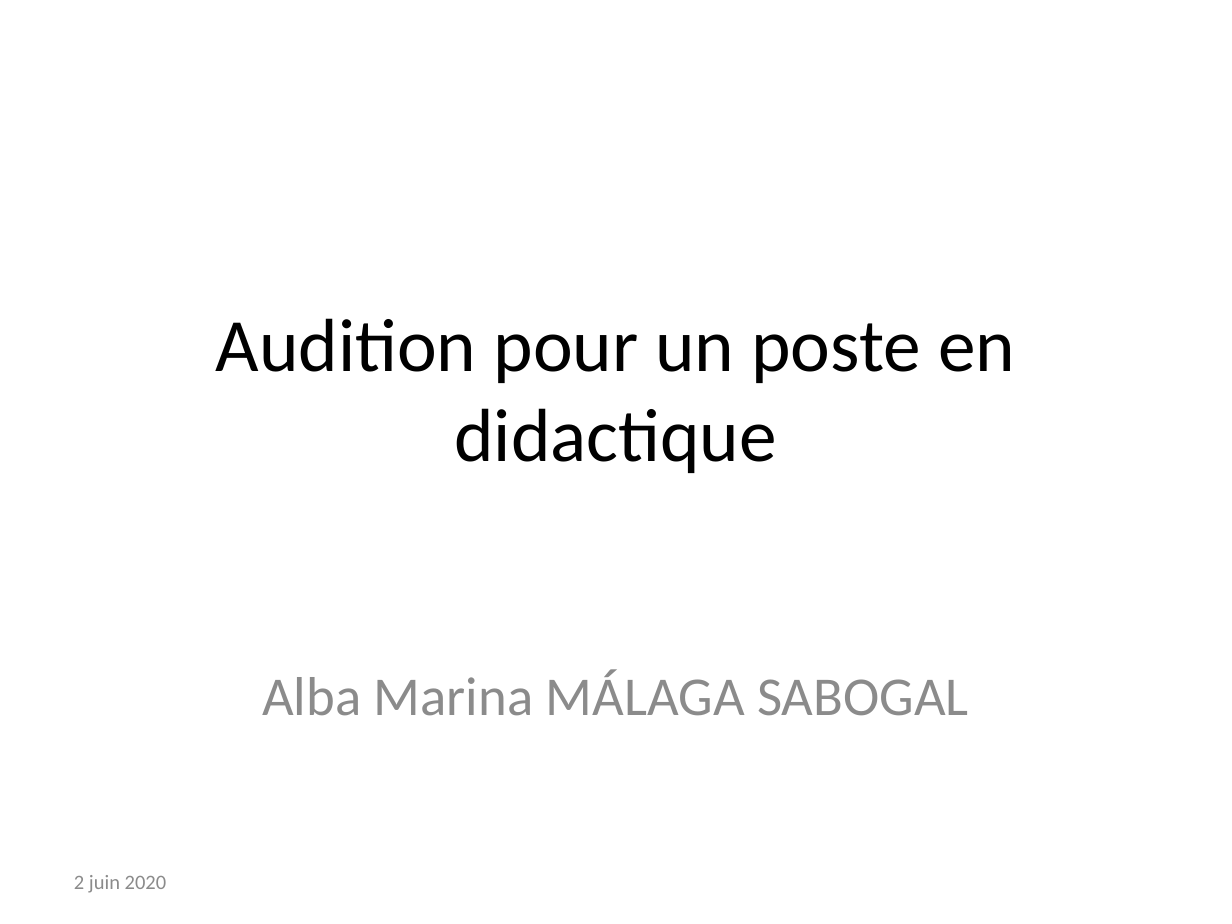
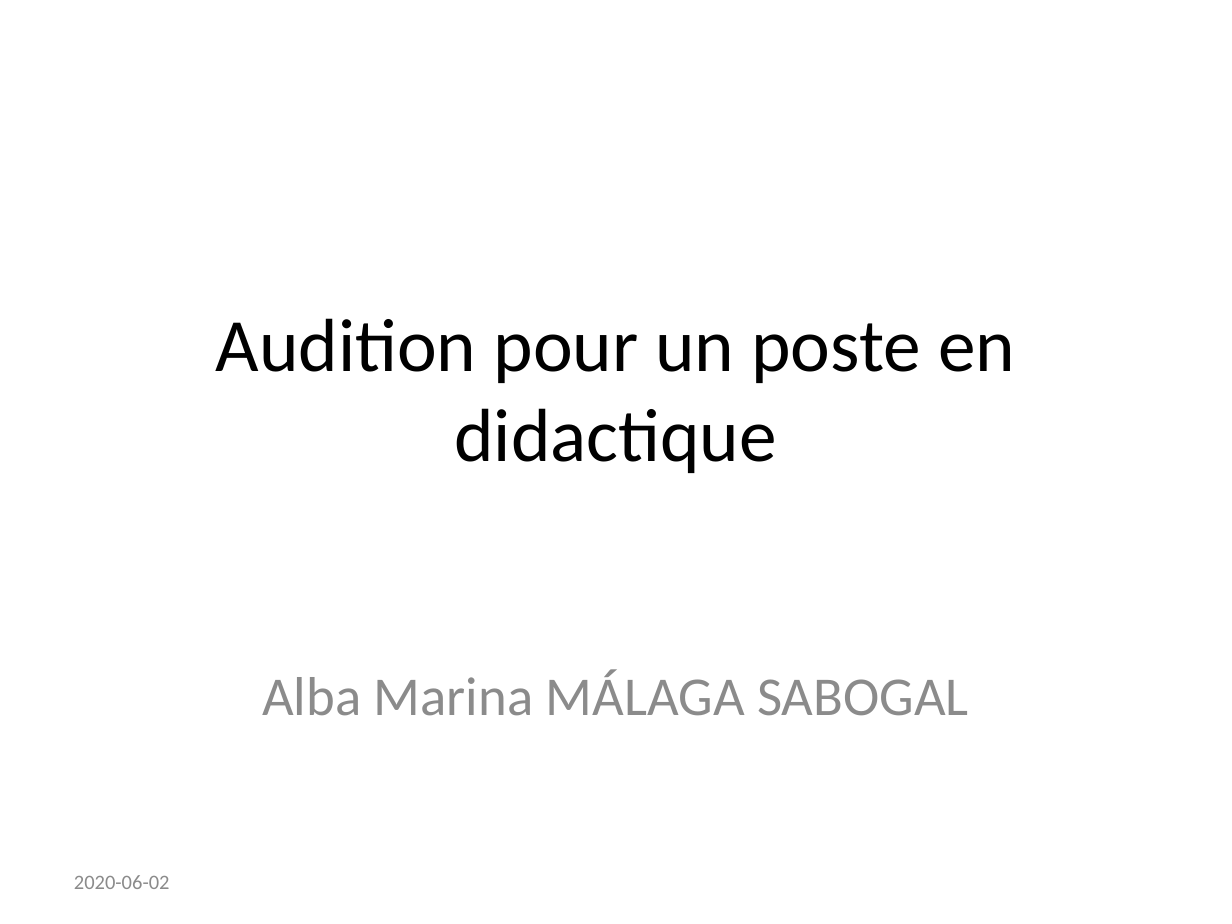
Before and after one commit to albamath/Marseille, a slide deck: slide 1 of 2020-06-01.pptx. Drawn at 1232x924 pixels with LibreOffice and Linux fonts; fonts in the diff are those of the drawing. Boxes give left, top, right and bottom in pixels: in the first picture for what was removed or moved away, otherwise in the second. Text is boxed around its words. In the diff, an @@ line names an element or a change of style, - is before the commit and + after.

```diff
--- a/2020-06-01.pptx
+++ b/2020-06-01.pptx
@@ text at bbox=[74, 875, 170, 889]: text changed @@
-2 juin 2020
+2020-06-02
```
Also in this commit, not shown: 1 other slide changed, 5 other files.
